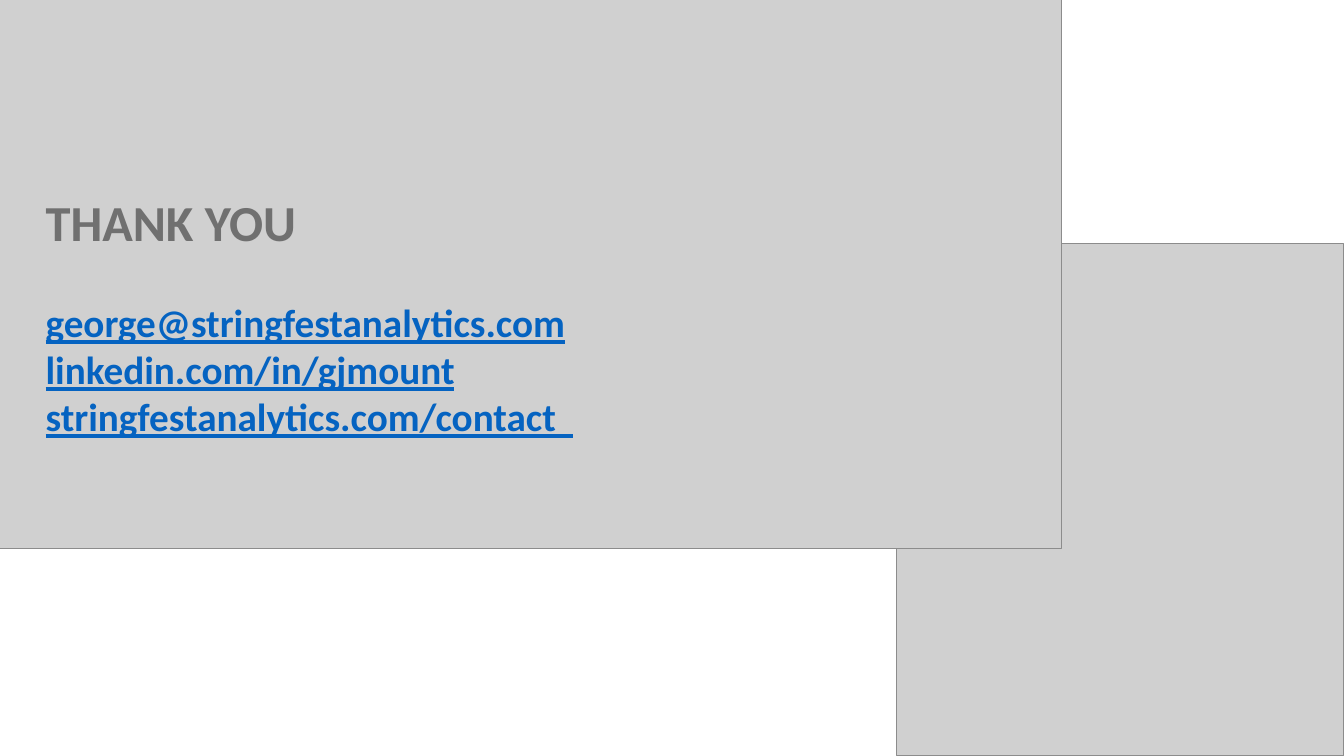
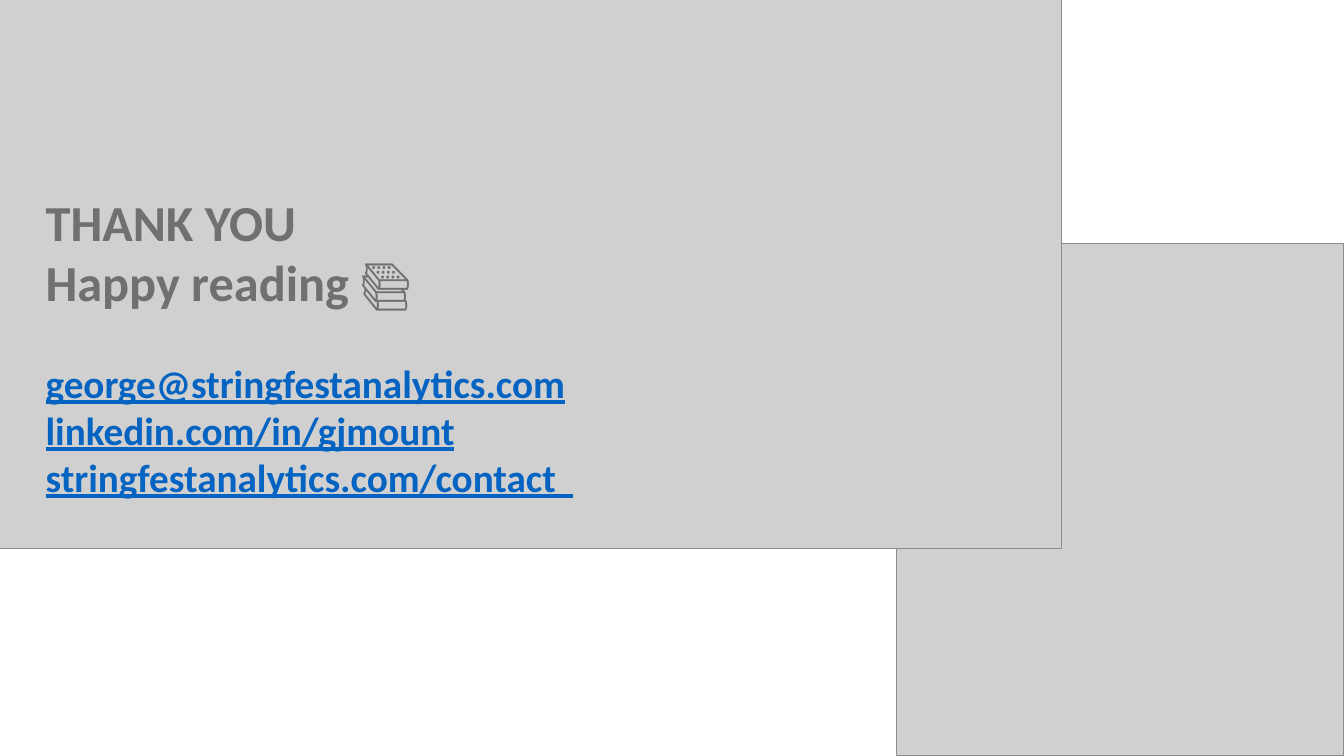
Before and after one commit to stringfestdata/aina-marketing-foundations, a slide deck: slide 22 of aina-marketing-foundations.pptx (slide 18 before the commit). Drawn at 1344x756 pixels with LibreOffice and Linux fonts; fonts in the diff are those of the drawing; grey boxes stand for pictures. Boxes give left, top, right and bottom in pixels: in the first picture for what was removed or moved away, otherwise in the second. Text is boxed around its words. In the diff, an @@ line names an element or a change of style, - is before the commit and + after.

```diff
--- a/aina-marketing-foundations.pptx
+++ b/aina-marketing-foundations.pptx
@@ text at <box>46,266,349,310</box>: paragraph added @@
+Happy reading 📚
```
Also in this commit, not shown: 2 other slides changed, 4 slides added, 9 other files.
